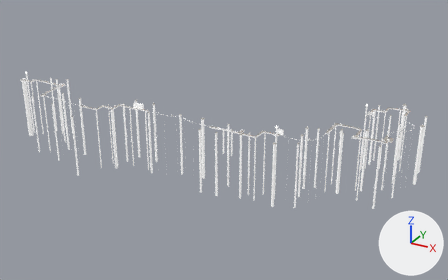
An edit to the glTF model assets/levels/01_First_Roll/level.gltf, drawn before and after from the same camera.
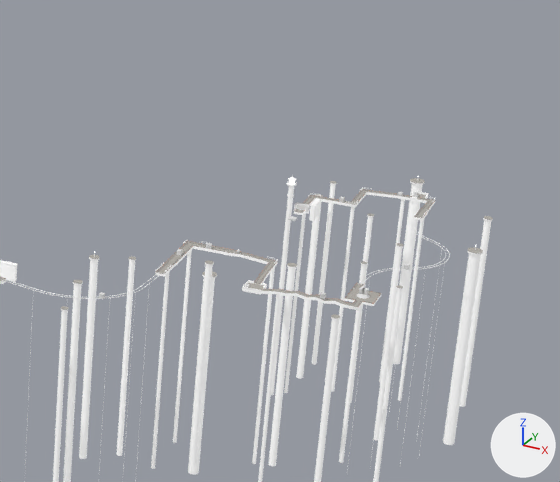
The first picture shows the older version from a 50 mm camera at (1888.0, -1735.0, 797.0) aimed at (802.0, 241.0, -191.0). The close-ups show the older and then the newer version on the part from 62% to 100% of the width and 18% to 70% of the height of that picture. Only the edits that show in the close-ups are written down. Arrows for +X, +Y and +Z are at lower right; the lights stay in place. Where no turn or scale is listed for an object, it has been applied to the vertices. Vertices at exactly the same position are counted once.

Before the edit, the objects in view are built like this:
```python
ob_column_020 = bpy.data.objects.new('Column_020', me_column_020_mesh)
ob_column_020.location = (0.0, 0.0, 0.0)
ob_column_021 = bpy.data.objects.new('Column_021', me_column_021_mesh)
ob_column_021.location = (0.0, 0.0, 0.0)
ob_column_022 = bpy.data.objects.new('Column_022', me_column_022_mesh)
ob_column_022.location = (0.0, 0.0, 0.0)
ob_floor_012 = bpy.data.objects.new('Floor_012', me_floor_012_mesh)
ob_floor_012.location = (0.0, 0.0, 0.0)
ob_lamptower_03 = bpy.data.objects.new('Lamptower_03', me_lamptower_03_mesh)
ob_lamptower_03.location = (0.0, 0.0, 0.0)
ob_pc_twoflames_02 = bpy.data.objects.new('PC_TwoFlames_02', me_pc_twoflames_02_mesh)
ob_pc_twoflames_02.location = (1306.0, 483.0, -67.0)
ob_pe_balloon_01 = bpy.data.objects.new('PE_Balloon_01', me_pe_balloon_01_mesh)
ob_pe_balloon_01.location = (1306.0, 447.0, -66.0)
ob_scenery_037 = bpy.data.objects.new('Scenery_037', me_scenery_037_mesh)
ob_scenery_037.location = (0.0, 0.0, 0.0)
ob_scenery_038 = bpy.data.objects.new('Scenery_038', me_scenery_038_mesh)
ob_scenery_038.location = (0.0, 0.0, 0.0)
# also in view: 'Scenery_025' at (1195.0, 229.0, -178.0); 'Scenery_027' at (1278.0, 240.0, -180.0); 'Scenery_022' at (1207.0, 6.0, -148.0); 'Scenery_036' at (1402.0, 635.0, -181.0); 'Column_016' at (1244.0, 272.0, -170.0)
```
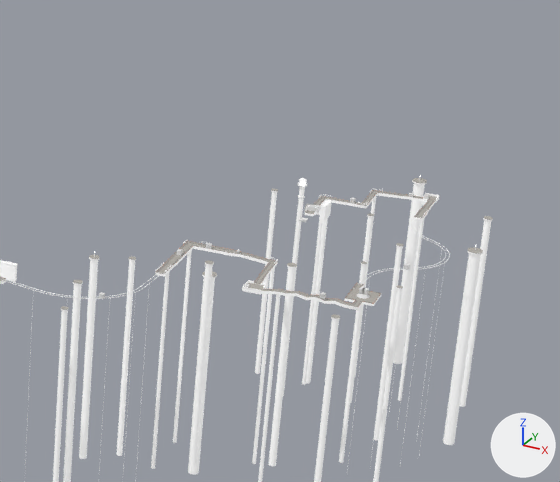
Location of each change, (x1, y1, x2, y2) in pixels of the close-ups (560 x 482 px):
'Scenery_037', moved: before (296, 194, 323, 379); after (306, 218, 328, 384)
'Scenery_038', moved: before (312, 181, 337, 365); after (255, 189, 278, 374)
'Lamptower_03', moved: before (271, 175, 297, 395); after (283, 178, 307, 396)
'Column_021', moved: before (331, 207, 355, 391); after (302, 203, 324, 384)
'Column_022', deleted: before (284, 214, 306, 393)
'Column_020', moved: before (379, 199, 405, 382); after (355, 197, 376, 376)
'PC_TwoFlames_02', moved: before (294, 202, 310, 212); after (305, 203, 321, 213)
'PE_Balloon_01', moved: before (288, 216, 297, 221); after (299, 217, 308, 222)

Diff of the bpy script that builds the scene:
```diff
--- a/assets/levels/01_First_Roll/level.gltf.py
+++ b/assets/levels/01_First_Roll/level.gltf.py
@@ me_lamptower_03_mesh @@
 # used by ob_lamptower_03; location = (0.0, 0.0, 0.0)
-me_lamptower_03_mesh.from_pydata(...)  # 414 vertices, 772 faces; spans x 1288.0..1299.0, y 471.0..483.0, z -306.0..-24.0
+me_lamptower_03_mesh.from_pydata(...)  # 414 vertices, 772 faces; spans x 1300.0..1312.0, y 471.0..483.0, z -305.0..-23.0
+# me_lamptower_03_mesh part 1: the whole mesh is moved by (12.0, 0.0, 1.0)
 me_lamptower_03_mesh.materials.append(mat_border)
@@ me_column_020_mesh @@
 # used by ob_column_020; location = (0.0, 0.0, 0.0)
-me_column_020_mesh.from_pydata(...)  # 48 vertices, 88 faces; spans x 1397.0..1403.0, y 572.0..578.0, z -306.0..-66.0
+me_column_020_mesh.from_pydata(...)  # 48 vertices, 88 faces; spans x 1364.0..1370.0, y 572.0..578.0, z -308.0..-68.0
+# me_column_020_mesh part 2: the whole mesh is moved by (-34.0, 0.0, -1.0)
 me_column_020_mesh.materials.append(mat_border)
@@ me_column_021_mesh @@
 # used by ob_column_021; location = (0.0, 0.0, 0.0)
-me_column_021_mesh.from_pydata(...)  # 48 vertices, 88 faces; spans x 1351.0..1357.0, y 524.0..530.0, z -308.0..-68.0
+me_column_021_mesh.from_pydata(...)  # 48 vertices, 88 faces; spans x 1316.0..1322.0, y 524.0..530.0, z -308.0..-68.0
+# me_column_021_mesh part 3: the whole mesh is moved by (-36.0, 0.0, 1.0)
 me_column_021_mesh.materials.append(mat_border)
@@ me_scenery_037_mesh @@
 # used by ob_scenery_037; location = (0.0, 0.0, 0.0)
-me_scenery_037_mesh.from_pydata(...)  # 80 vertices, 180 faces; spans x 1299.0..1309.0, y 558.0..569.0, z -318.0..-77.0
+me_scenery_037_mesh.from_pydata(...)  # 80 vertices, 180 faces; spans x 1311.0..1321.0, y 546.0..557.0, z -317.0..-76.0
+# me_scenery_037_mesh part 4: the whole mesh is moved by (12.0, -12.0, 1.0)
 me_scenery_037_mesh.materials.append(mat_top)
@@ me_scenery_038_mesh @@
 # used by ob_scenery_038; location = (0.0, 0.0, 0.0)
-me_scenery_038_mesh.from_pydata(...)  # 80 vertices, 180 faces; spans x 1311.0..1318.0, y 581.0..588.0, z -305.0..-65.0
+me_scenery_038_mesh.from_pydata(...)  # 80 vertices, 180 faces; spans x 1258.0..1265.0, y 519.0..527.0, z -304.0..-64.0
+# me_scenery_038_mesh part 5: the whole mesh is moved by (-53.0, -61.0, 1.0)
 me_scenery_038_mesh.materials.append(mat_top)
@@ ob_pc_twoflames_02 @@
 ob_pc_twoflames_02 = bpy.data.objects.new('PC_TwoFlames_02', me_pc_twoflames_02_mesh)
-ob_pc_twoflames_02.location = (1306.0, 483.0, -67.0)
+ob_pc_twoflames_02.location = (1319.0, 483.0, -66.0)
@@ ob_pe_balloon_01 @@
 ob_pe_balloon_01 = bpy.data.objects.new('PE_Balloon_01', me_pe_balloon_01_mesh)
-ob_pe_balloon_01.location = (1306.0, 447.0, -66.0)
+ob_pe_balloon_01.location = (1319.0, 447.0, -65.0)
@@ ob_column_022 @@
-ob_column_022 = bpy.data.objects.new('Column_022', me_column_022_mesh)
-ob_column_022.location = (0.0, 0.0, 0.0)
```
